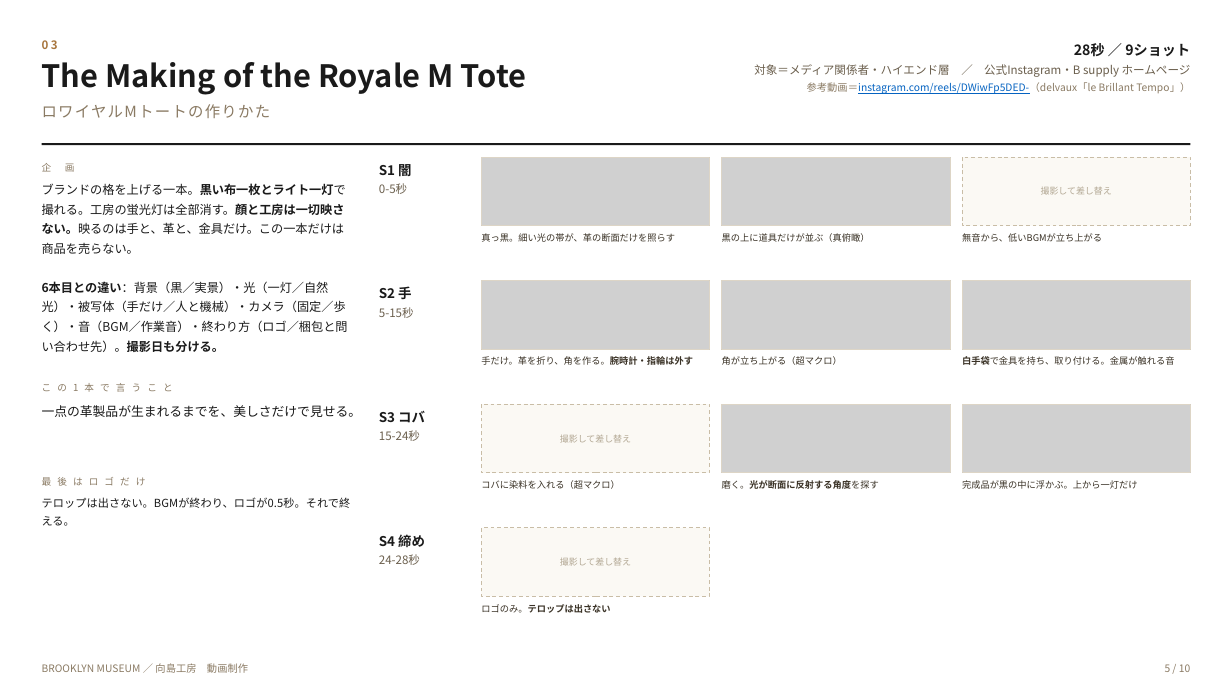
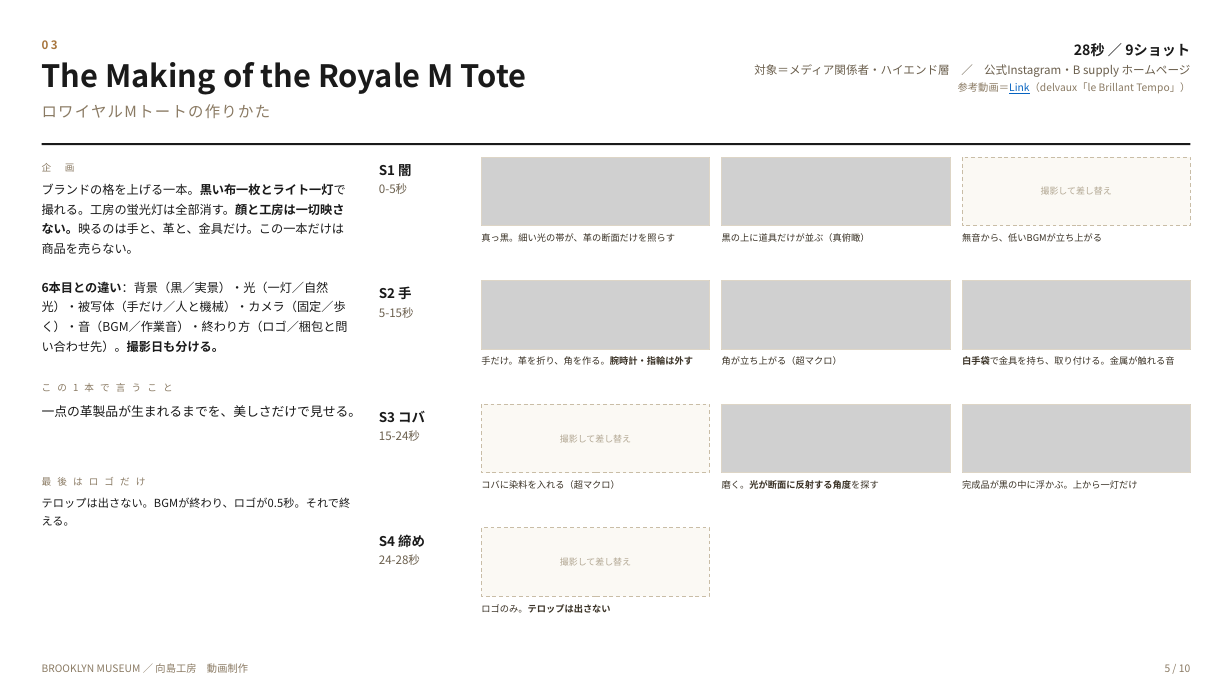
Before and after one commit to Shiori0415/dougaseisaku, a slide deck: slide 5 of pdf/00_動画8本_企画と絵コンテ.pptx. Drawn at 1232x693 pixels with LibreOffice and Linux fonts; fonts in the diff are those of the drawing; grey boxes stand for pictures. Boxes give left, top, right and bottom in pixels: in the first picture for what was removed or moved away, otherwise in the second. Text is boxed around its words. In the diff, an @@ line names an element or a change of style, - is before the commit and + after.

```diff
--- a/pdf/00_動画8本_企画と絵コンテ.pptx
+++ b/pdf/00_動画8本_企画と絵コンテ.pptx
@@ text at (x1=958, y1=82, x2=1190, y2=94): text changed @@
-参考動画＝instagram.com/reels/DWiwFp5DED-（delvaux「le Brillant Tempo」）
+参考動画＝Link（delvaux「le Brillant Tempo」）
```
Also in this commit, not shown: 5 other slides changed, 3 other files.
